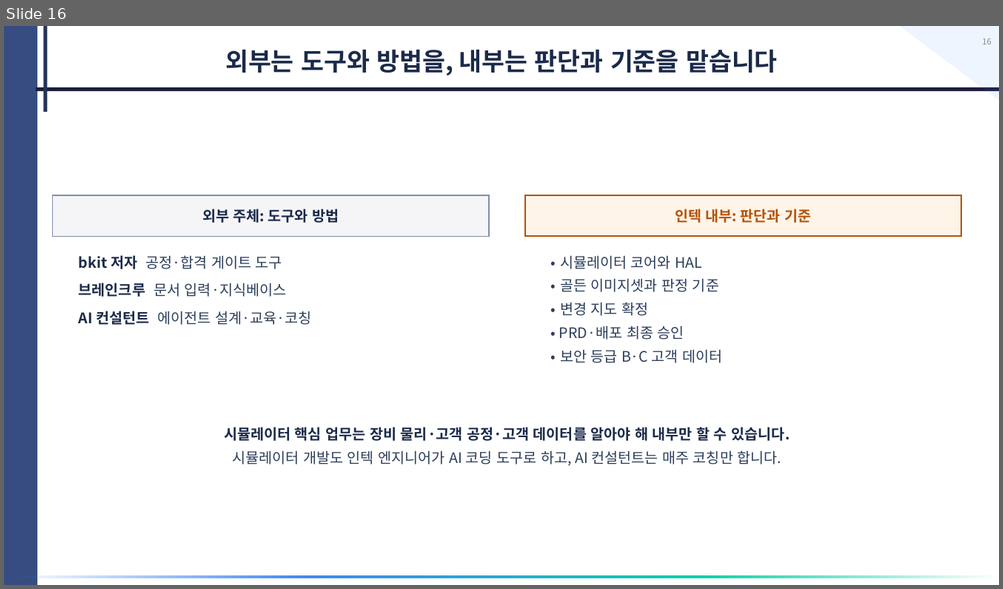
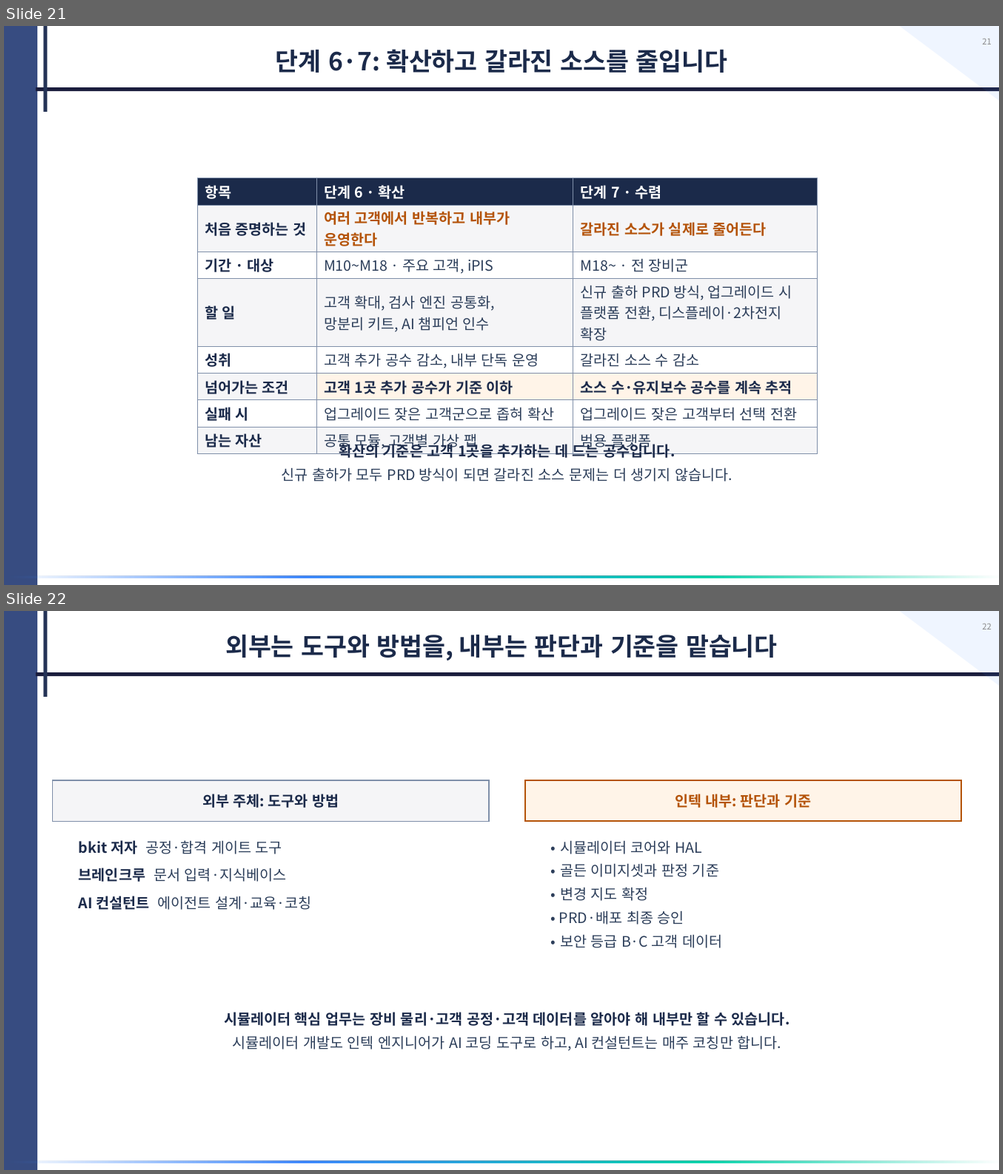
Before and after one commit to donchang07/tmb-2027, a slide deck: deliverables/Intekplus_AI_Upgrade_Proposal.pptx. Shown one above the other, each under a label of ours: slide 16 before the commit, slides 21 and 22 after it. The pictures are 1003x589 and 1003x1174 pixels, drawn with LibreOffice and Linux fonts; fonts in the diff are those of the drawing. Boxes give left, top, right and bottom in pixels: in the first picture for what was removed or moved away, otherwise in the second. Text is boxed around its words. In the diff, an @@ line names an element or a change of style, - is before the commit and + after.

```diff
--- a/deliverables/Intekplus_AI_Upgrade_Proposal.pptx
+++ b/deliverables/Intekplus_AI_Upgrade_Proposal.pptx
@@ slide 21 added at (4,26,999,585), background #FFFFFF; not listed: 5 template elements that a slide beside it also shows @@
@@ page number added at (982,39,990,44), 8 pt, text #8C8C8C @@
+21
@@ text added at (276,49,727,73), 24 pt, text #1B2A4A, bold @@
+단계 6·7: 확산하고 갈라진 소스를 줄입니다
@@ table added at (197,178,817,454), 8 rows, 3 columns @@
+항목 | 단계 6 · 확산 | 단계 7 · 수렴
+처음 증명하는 것 | 여러 고객에서 반복하고 내부가 운영한다 | 갈라진 소스가 실제로 줄어든다
+기간 · 대상 | M10~M18 · 주요 고객, iPIS | M18~ · 전 장비군
+할 일 | 고객 확대, 검사 엔진 공통화, / 망분리 키트, AI 챔피언 인수 | 신규 출하 PRD 방식, 업그레이드 시 / 플랫폼 전환, 디스플레이·2차전지 확장
+성취 | 고객 추가 공수 감소, 내부 단독 운영 | 갈라진 소스 수 감소
+넘어가는 조건 | 고객 1곳 추가 공수가 기준 이하 | 소스 수·유지보수 공수를 계속 추적
+실패 시 | 업그레이드 잦은 고객군으로 좁혀 확산 | 업그레이드 잦은 고객부터 선택 전환
+남는 자산 | 공통 모듈, 고객별 가상 팹 | 범용 플랫폼
@@ text added at (338,442,674,458), 14 pt, text #1B2A4A, bold @@
+확산의 기준은 고객 1곳을 추가하는 데 드는 공수입니다.
@@ text added at (282,468,732,482), 14 pt, text #2C3E5A @@
+신규 출하가 모두 PRD 방식이 되면 갈라진 소스 문제는 더 생기지 않습니다.
@@ what was slide 16 is now slide 22 @@
@@ page number at (982,624,990,629): text changed @@
-16
+22
```
Also in this commit, not shown: 12 slides changed, 7 other slides added, 2 slides removed, 2 other files.
